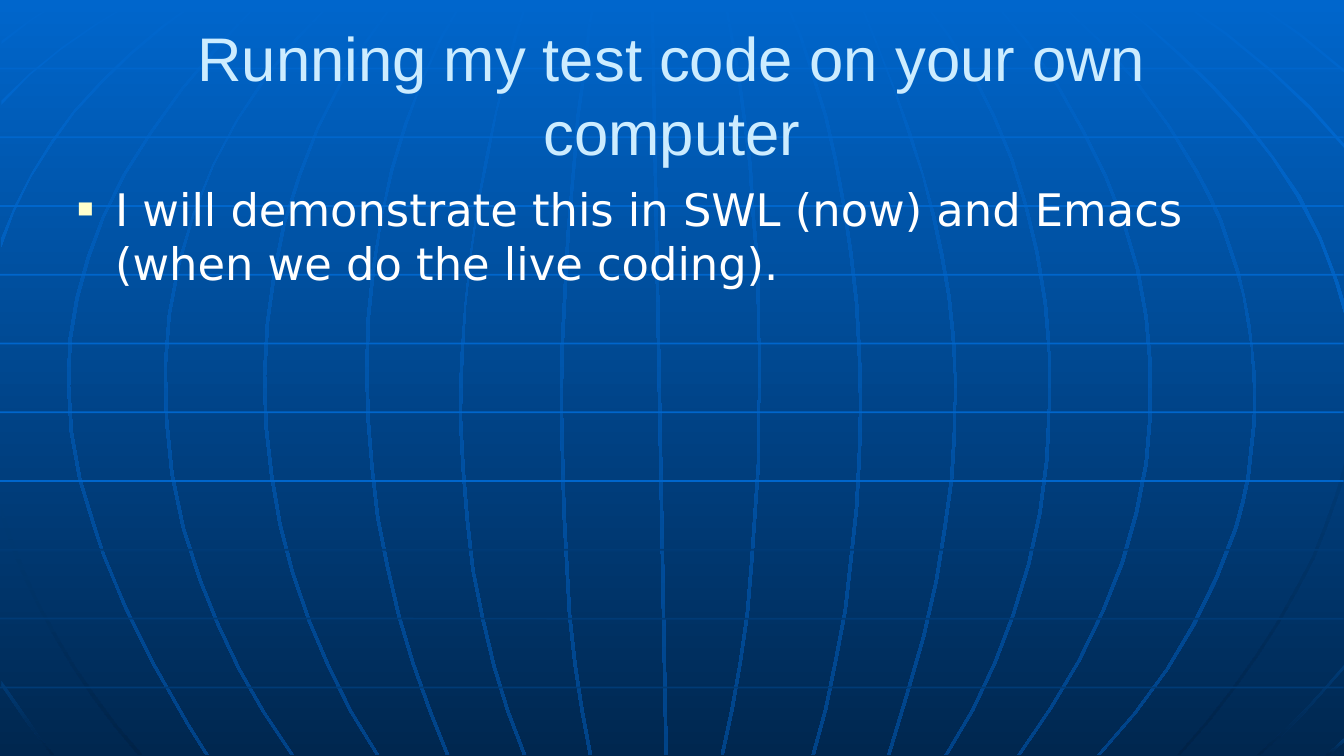
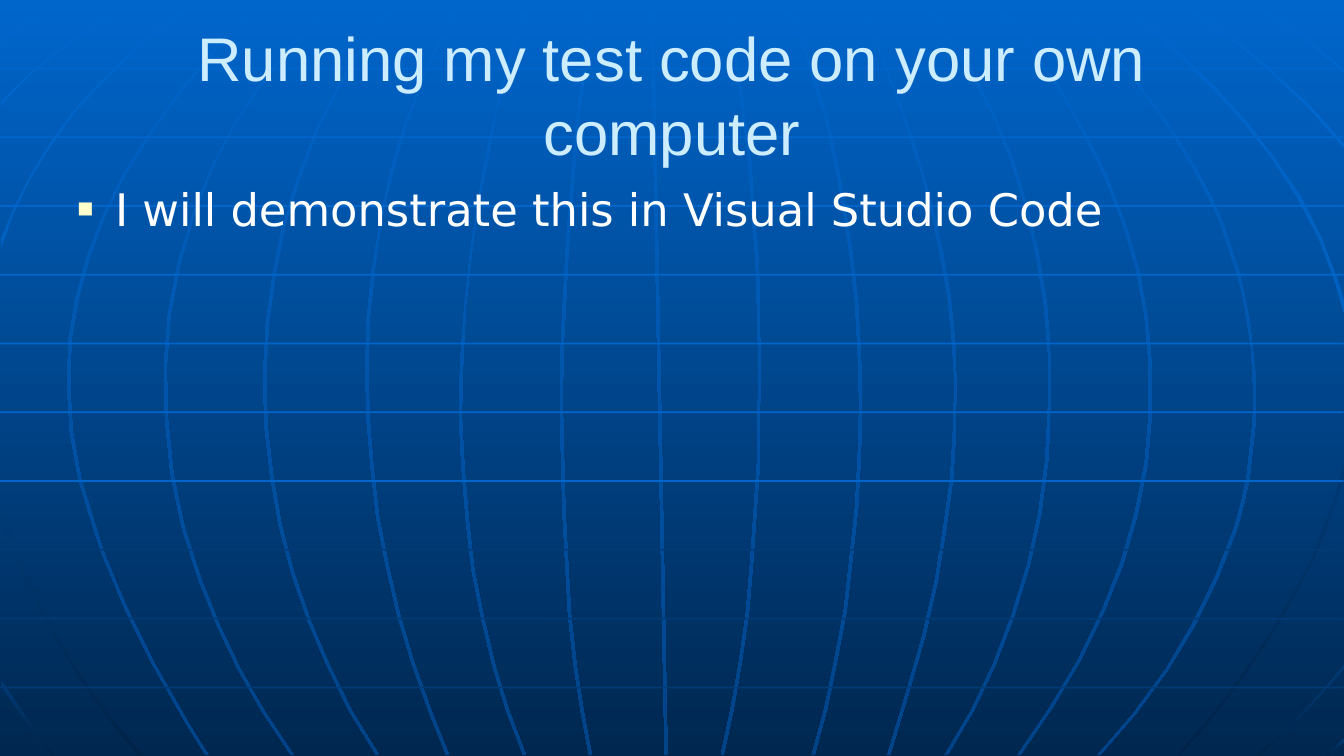
Before and after one commit to RHIT-CSSE/csse304, a slide deck: slide 5 of ClassMaterials/Lambda/Lambda.pptx. Drawn at 1344x756 pixels with LibreOffice and Linux fonts; fonts in the diff are those of the drawing. Boxes give left, top, right and bottom in pixels: in the first picture for what was removed or moved away, otherwise in the second. Text is boxed around its words. In the diff, an @@ line names an element or a change of style, - is before the commit and + after.

```diff
--- a/ClassMaterials/Lambda/Lambda.pptx
+++ b/ClassMaterials/Lambda/Lambda.pptx
@@ text at (115,192,1103,227): text changed @@
-■ I will demonstrate this in SWL (now) and Emacs (when we do the live coding).
+■ I will demonstrate this in Visual Studio Code
```
Also in this commit, not shown: 4 other slides changed, 2 slides added, 1 slide removed.
